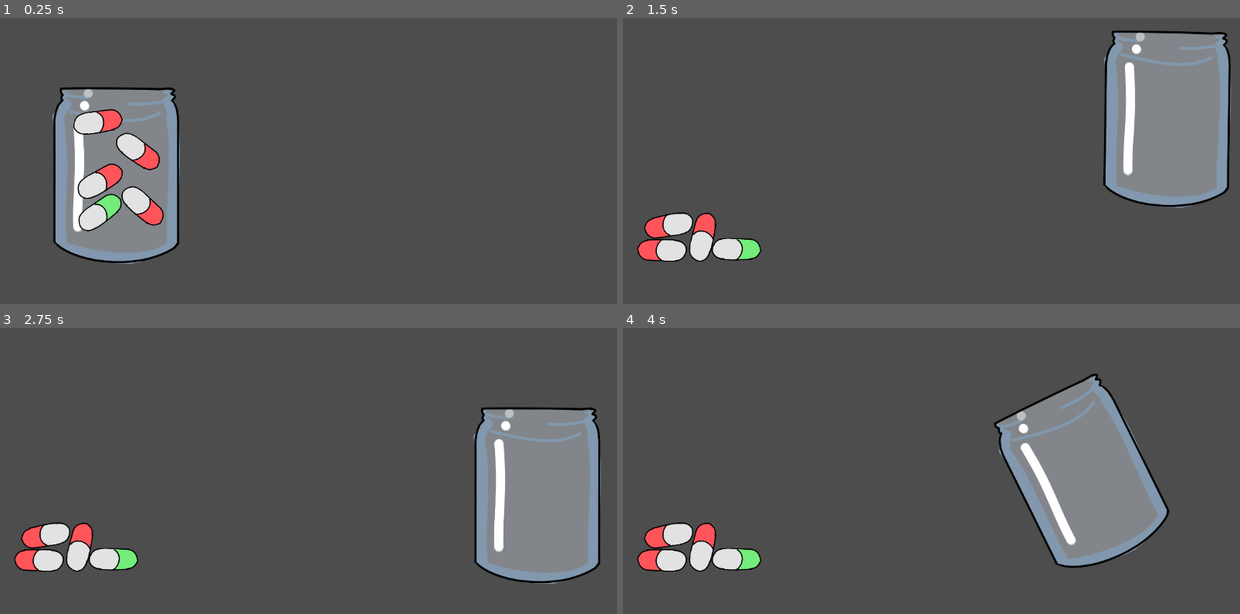
Above: before the commit, frames 1-4 (two rows, left to right).
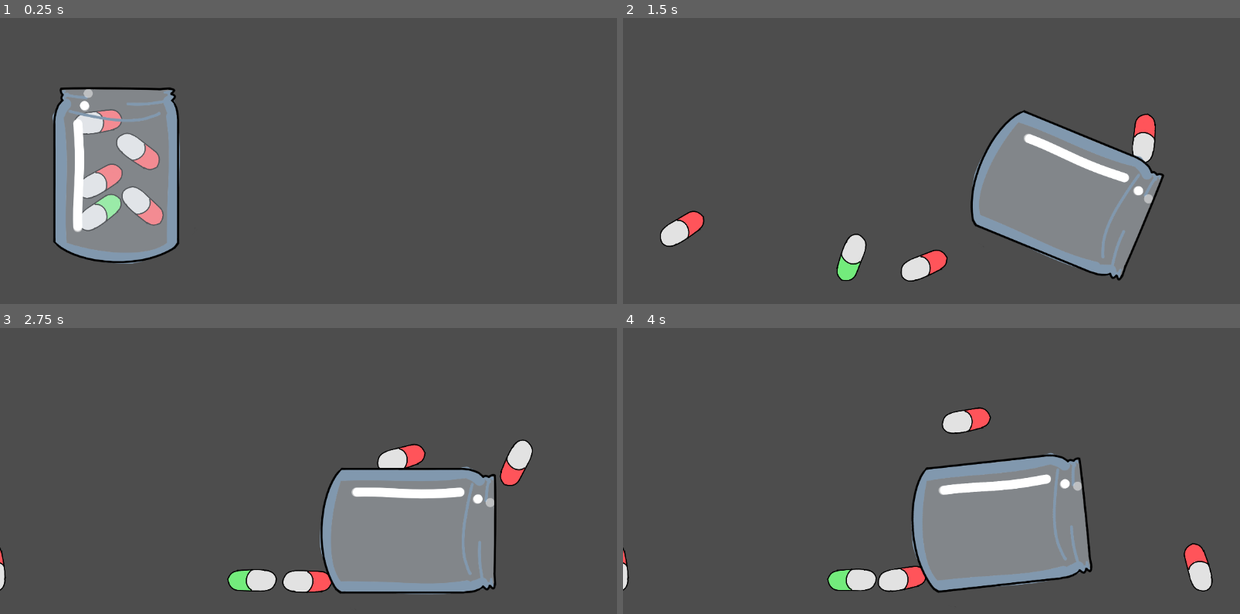
Above: after the commit, the same moments.

Repository: n0tcnj1eck4h/HackCarpathia2025
Game: Godot game, scene res://minigames/pills/getyourmeds.tscn
The game is run twice, just before and just after one commit, with the same random seed, the same clock (stepped at 60 frames per second) and the same inputs. This scene is started directly instead of the project's main scene.
Inputs (mouse positions are in pixels of both pictures, inside the frame that each line leads up to):
- Up to frame 1 (0.25 s): no input
- Up to frame 2 (1.5 s): drag from (734, 183) to (993, 115) at 0.52 s; drag from (734, 249) to (1153, 120) at 1.27 s
- Up to frame 3 (2.75 s): move the mouse to (370, 425) at 2.02 s; click (370, 425) at 2.17 s
- Up to frame 4 (4 s): drag from (900, 571) to (746, 448) at 2.77 s; move the mouse to (1116, 553) at 3.52 s; click (1116, 553) at 3.67 s

The runs differ from the first frame. In frame 1, 1.6% of the frame differs, in the area x 11-27%, y 31-75%; in frame 2, 25%; in frame 3, 26%, in the area x 0-98%, y 27-94%; in frame 4, 23%.

Commit message:
Pill game: put the pills behind the jar and remove old unused code

Diff:
--- a/ElderWare/minigames/pills/evil_pill.gd
+++ /dev/null
@@ -1,45 +0,0 @@
-extends Node2D
-
-var rpm = 1.0
-var velocity = Vector2(200, 50)
-var size := Vector2(32, 32)
-
-signal epic_signal
-
-# Called when the node enters the scene tree for the first time.
-func _ready() -> void:
-	$"Area2D".input_event.connect(_on_input_event)
-	pass # Replace with function body.
-
-# Called every frame. 'delta' is the elapsed time since the previous frame.
-func _process(delta: float) -> void:
-	var r = rpm * PI * 2 * delta
-	self.rotate(r)
-	self.position += velocity * delta
-	var viewport_rect := get_viewport_rect()
-
-
-	if position.x + size.x/2 > viewport_rect.size.x:
-		position.x = viewport_rect.size.x - size.x/2
-		velocity.x = -velocity.x
-
-	# Left edge
-	elif position.x - size.x/2 < 0:
-		position.x = size.x/2
-		velocity.x = -velocity.x
-
-	# Bottom edge
-	if position.y + size.y/2 > viewport_rect.size.y:
-		position.y = viewport_rect.size.y - size.y/2
-		velocity.y = -velocity.y
-
-	# Top edge
-	elif position.y - size.y/2 < 0:
-		position.y = size.y/2
-		velocity.y = -velocity.y
-	pass
-
-func _on_input_event(viewport: Viewport, event: InputEvent, idx: int) -> void:
-	if event is InputEventMouse:
-		if event.is_pressed() and self.get_viewport_rect().has_point(event.position):
-			epic_signal.emit()
--- a/ElderWare/minigames/pills/evil_pill.tscn
+++ /dev/null
@@ -1,20 +0,0 @@
-[gd_scene load_steps=4 format=3 uid="uid://dqa628viab5yw"]
-
-[ext_resource type="Script" uid="uid://hi5yrvwrnd83" path="res://minigames/pills/evil_pill.gd" id="1_4pqm3"]
-[ext_resource type="Texture2D" uid="uid://0afawwgdxx3p" path="res://minigames/pills/pod.png" id="1_xsbow"]
-
-[sub_resource type="CircleShape2D" id="CircleShape2D_4pqm3"]
-radius = 51.2445
-
-[node name="EvilPill" type="Node2D"]
-script = ExtResource("1_4pqm3")
-
-[node name="Sprite2D" type="Sprite2D" parent="."]
-position = Vector2(1.90735e-06, 0)
-scale = Vector2(0.08375, 0.0979167)
-texture = ExtResource("1_xsbow")
-
-[node name="Area2D" type="Area2D" parent="."]
-
-[node name="CollisionShape2D" type="CollisionShape2D" parent="Area2D"]
-shape = SubResource("CircleShape2D_4pqm3")
--- a/ElderWare/minigames/pills/getyourmeds.tscn
+++ b/ElderWare/minigames/pills/getyourmeds.tscn
@@ -6,11 +6,13 @@
 [ext_resource type="Texture2D" uid="uid://cplno7oh5eiy3" path="res://assets/pigulka2.png" id="3_ddq70"]
 [ext_resource type="Texture2D" uid="uid://cqkx2kq06xw5x" path="res://assets/pigulki.png" id="5_g6yec"]
 
-[sub_resource type="RectangleShape2D" id="RectangleShape2D_73ia1"]
-size = Vector2(1338, 76)
+[sub_resource type="WorldBoundaryShape2D" id="WorldBoundaryShape2D_g6yec"]
 
-[sub_resource type="RectangleShape2D" id="RectangleShape2D_ddq70"]
-size = Vector2(78, 653)
+[sub_resource type="WorldBoundaryShape2D" id="WorldBoundaryShape2D_irme5"]
+
+[sub_resource type="WorldBoundaryShape2D" id="WorldBoundaryShape2D_4nmrt"]
+
+[sub_resource type="WorldBoundaryShape2D" id="WorldBoundaryShape2D_ypn2g"]
 
 [sub_resource type="CapsuleShape2D" id="CapsuleShape2D_ypn2g"]
 radius = 20.7249
@@ -33,22 +35,22 @@
 
 [node name="CollisionShape2D" type="CollisionShape2D" parent="StaticBody2D"]
 position = Vector2(652, -111)
-shape = SubResource("RectangleShape2D_73ia1")
+shape = SubResource("WorldBoundaryShape2D_g6yec")
 
 [node name="CollisionShape2D2" type="CollisionShape2D" parent="StaticBody2D"]
 position = Vector2(34, -438)
-shape = SubResource("RectangleShape2D_ddq70")
+rotation = 1.5708
+shape = SubResource("WorldBoundaryShape2D_irme5")
 
 [node name="CollisionShape2D3" type="CollisionShape2D" parent="StaticBody2D"]
 position = Vector2(1243, -428)
-shape = SubResource("RectangleShape2D_ddq70")
+rotation = -1.5708
+shape = SubResource("WorldBoundaryShape2D_4nmrt")
 
 [node name="CollisionShape2D4" type="CollisionShape2D" parent="StaticBody2D"]
 position = Vector2(635, -806)
-shape = SubResource("RectangleShape2D_73ia1")
-
-[node name="Sloik" parent="." instance=ExtResource("2_73ia1")]
-position = Vector2(210, 257)
+rotation = 3.14159
+shape = SubResource("WorldBoundaryShape2D_ypn2g")
 
 [node name="Pill" type="RigidBody2D" parent="."]
 position = Vector2(266, 322)
@@ -104,6 +106,7 @@
 [node name="GoodPill" type="RigidBody2D" parent="."]
 position = Vector2(188, 335)
 rotation = -0.467192
+scale = Vector2(1, 1)
 contact_monitor = true
 max_contacts_reported = 10
 
@@ -116,4 +119,8 @@
 rotation = 1.40684
 shape = SubResource("CapsuleShape2D_g6yec")
 
+[node name="Sloik" parent="." instance=ExtResource("2_73ia1")]
+position = Vector2(210, 257)
+scale = Vector2(1, 1)
+
 [connection signal="input_event" from="GoodPill" to="." method="_on_good_pill_input_event"]
--- a/ElderWare/minigames/pills/good_pill.tscn
+++ b/ElderWare/minigames/pills/good_pill.tscn
@@ -1,13 +1,60 @@
-[gd_scene load_steps=4 format=3 uid="uid://c5ylrlarouwrb"]
+[gd_scene load_steps=4 format=3 uid="uid://cvudu238qy3gq"]
 
-[ext_resource type="Script" uid="uid://hi5yrvwrnd83" path="res://minigames/pills/evil_pill.gd" id="1_6sbgc"]
-[ext_resource type="Texture2D" uid="uid://dr75adrrp4dgs" path="res://assets/pigulka3.png" id="2_6sbgc"]
+[ext_resource type="Texture2D" uid="uid://2w8v3kyv6n7" path="res://assets/pigulka3.png" id="2_6sbgc"]
+
+[sub_resource type="GDScript" id="GDScript_2yenm"]
+script/source = "extends Node2D
+
+var rpm = 1.0
+var velocity = Vector2(200, 50)
+var size := Vector2(32, 32)
+
+signal epic_signal
+
+# Called when the node enters the scene tree for the first time.
+func _ready() -> void:
+	$\"Area2D\".input_event.connect(_on_input_event)
+	pass # Replace with function body.
+
+# Called every frame. 'delta' is the elapsed time since the previous frame.
+func _process(delta: float) -> void:
+	var r = rpm * PI * 2 * delta
+	self.rotate(r)
+	self.position += velocity * delta
+	var viewport_rect := get_viewport_rect()
+
+
+	if position.x + size.x/2 > viewport_rect.size.x:
+		position.x = viewport_rect.size.x - size.x/2
+		velocity.x = -velocity.x
+
+	# Left edge
+	elif position.x - size.x/2 < 0:
+		position.x = size.x/2
+		velocity.x = -velocity.x
+
+	# Bottom edge
+	if position.y + size.y/2 > viewport_rect.size.y:
+		position.y = viewport_rect.size.y - size.y/2
+		velocity.y = -velocity.y
+
+	# Top edge
+	elif position.y - size.y/2 < 0:
+		position.y = size.y/2
+		velocity.y = -velocity.y
+	pass
+
+func _on_input_event(viewport: Viewport, event: InputEvent, idx: int) -> void:
+	if event is InputEventMouse:
+		if event.is_pressed() and self.get_viewport_rect().has_point(event.position):
+			epic_signal.emit()
+"
 
 [sub_resource type="CircleShape2D" id="CircleShape2D_4pqm3"]
 radius = 74.108
 
 [node name="EpicPill" type="Node2D"]
-script = ExtResource("1_6sbgc")
+script = SubResource("GDScript_2yenm")
 
 [node name="Sprite2D" type="Sprite2D" parent="."]
 position = Vector2(18, 76)
Not shown: 1 places in ElderWare/main.tscn that only renumber resources
Not shown, removed: ElderWare/minigames/pills/evil_pill.gd.uid
Not shown: 1 places in ElderWare/minigames/pills/getyourmeds.tscn that only renumber resources
Binary file removed: ElderWare/minigames/pills/pod.png
Not shown, removed: ElderWare/minigames/pills/pod.png.import
